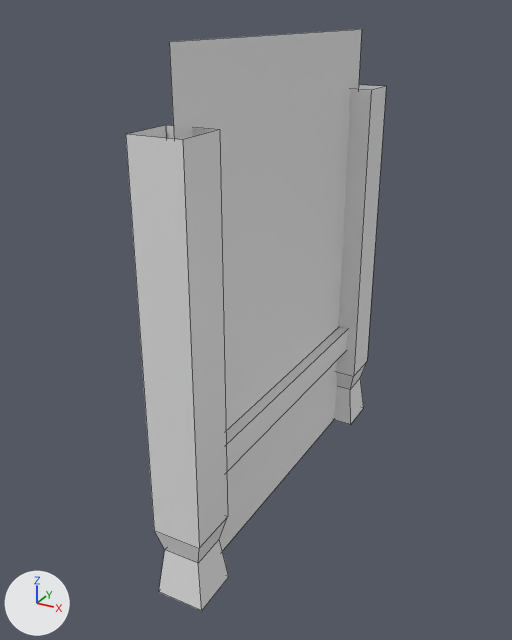
The FBX model GoldenRevenge/Assets/ArtistTesting/Models/FBX/Blocking/SM_Cabaña_1/SM_Cabaña_1_Wall.fbx as it was, and as the next commit left it.
The view is the same before and after, from a 50 mm lens placed at (2.51, -3.54, 4.17), pointed at (-0.15, 1.29, 1.75). The axes (+X, +Y, +Z) are drawn at lower left. The lights are the same throughout. Mesh edges are drawn as thin lines. Materials are left out; every surface is plain grey. Where no turn or scale is listed for an object, it has been applied to the vertices.

Names of what the first picture shows: 'SM_Cabaña_1_Divisor', 'SM_Cabaña_1_Pilar_0.75x0.75x4.002', 'SM_Cabaña_1_Pilar_0.75x0.75x4.003', 'Wall_6x4.001', 'Zocalo_6x0.001'.
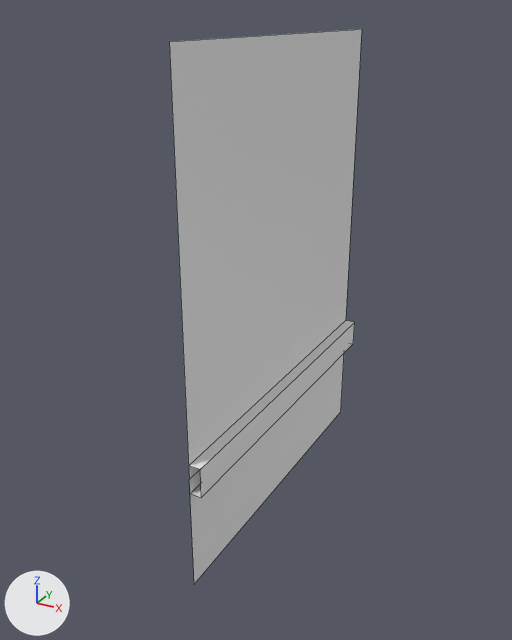
Edits to the scene script, one JSON object a line:
```json
{"op": "remove", "block": "ob_sm_cabaña_1_pilar_0_75x0_75x4_003", "code": ["ob_sm_cabaña_1_pilar_0_75x0_75x4_003 = bpy.data.objects.new('SM_Cabaña_1_Pilar_0.75x0.75x4.003', me_cube_023)", "ob_sm_cabaña_1_pilar_0_75x0_75x4_003.location = (0.0, 3.0, 0.0)"]}
{"op": "remove", "block": "ob_sm_cabaña_1_pilar_0_75x0_75x4_002", "code": ["ob_sm_cabaña_1_pilar_0_75x0_75x4_002 = bpy.data.objects.new('SM_Cabaña_1_Pilar_0.75x0.75x4.002', me_cube_020)", "ob_sm_cabaña_1_pilar_0_75x0_75x4_002.location = (0.0, 0.0, 0.0)"]}
```

Changed parts and their boxes (x1, y1, x2, y2) in the pictures (512 x 640 px):
```json
{"object": "SM_Cabaña_1_Pilar_0.75x0.75x4.002", "change": "deleted", "before": [126, 125, 229, 611]}
{"object": "SM_Cabaña_1_Pilar_0.75x0.75x4.003", "change": "deleted", "before": [334, 85, 386, 424]}
```
